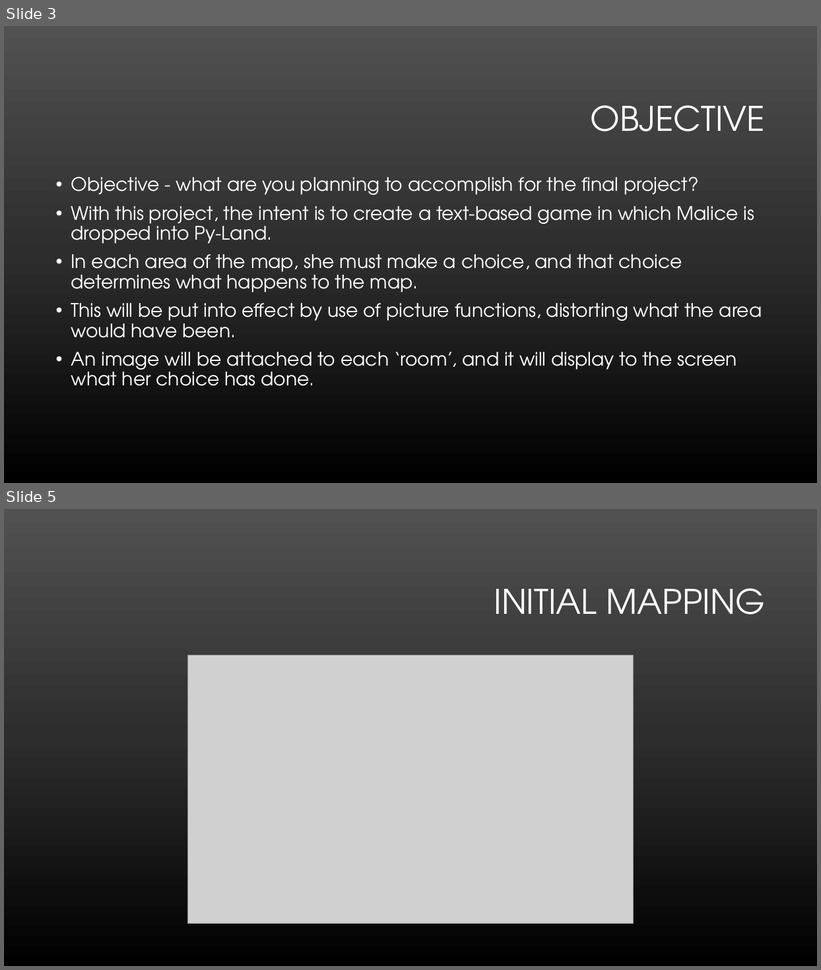
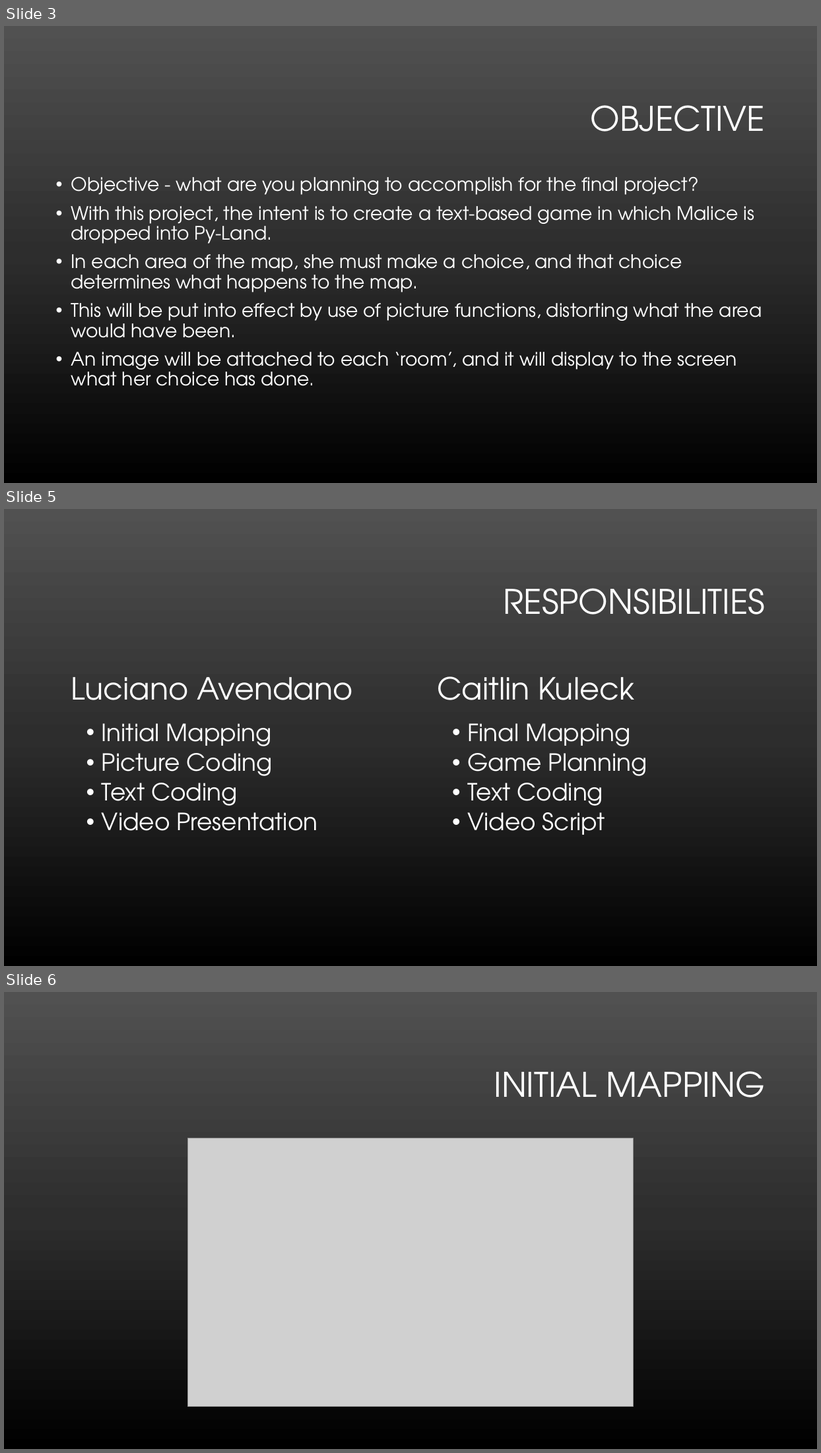
Before and after one commit to kTeaBear/Malice-in-Pyland, a slide deck: CST205 - Final Project Powerpoint.pptx. Shown one above the other, each under a label of ours: slides 3 and 5 before the commit, slides 3, 5 and 6 after it; the slides between them are not shown. The pictures are 821x970 and 821x1453 pixels, drawn with LibreOffice and Linux fonts; fonts in the diff are those of the drawing; grey boxes stand for pictures; background and template pictures are left out. Boxes give left, top, right and bottom in pixels: in the first picture for what was removed or moved away, otherwise in the second. Text is boxed around its words. In the diff, an @@ line names an element or a change of style, - is before the commit and + after.

Commit message:
mostly done powerpoint. needs video link

```diff
--- a/CST205 - Final Project Powerpoint.pptx
+++ b/CST205 - Final Project Powerpoint.pptx
@@ slide 5 added at (x1=4, y1=509, x2=817, y2=966), background gradient #515151 to #2E2E2E to #000000 @@
@@ title added at (x1=504, y1=588, x2=766, y2=615), 40 pt, text #FFFFFF @@
+RESPONSIBILITIES
@@ text added at (x1=71, y1=677, x2=353, y2=700), 36 pt, text #FFFFFF @@
+Luciano Avendano
@@ text added at (x1=437, y1=677, x2=634, y2=700), 36 pt, text #FFFFFF @@
+Caitlin Kuleck
@@ text added at (x1=102, y1=723, x2=318, y2=831), 28 pt, text #FFFFFF @@
+  • Initial Mapping
+  • Picture Coding
+  • Text Coding
+  • Video Presentation
@@ text added at (x1=467, y1=723, x2=648, y2=835), 28 pt, text #FFFFFF @@
+  • Final Mapping
+  • Game Planning
+  • Text Coding
+  • Video Script
@@ what was slide 5 is now slide 6 @@
```
Also in this commit, not shown: 5 slides changed, 2 other slides added, 1 slide removed.
